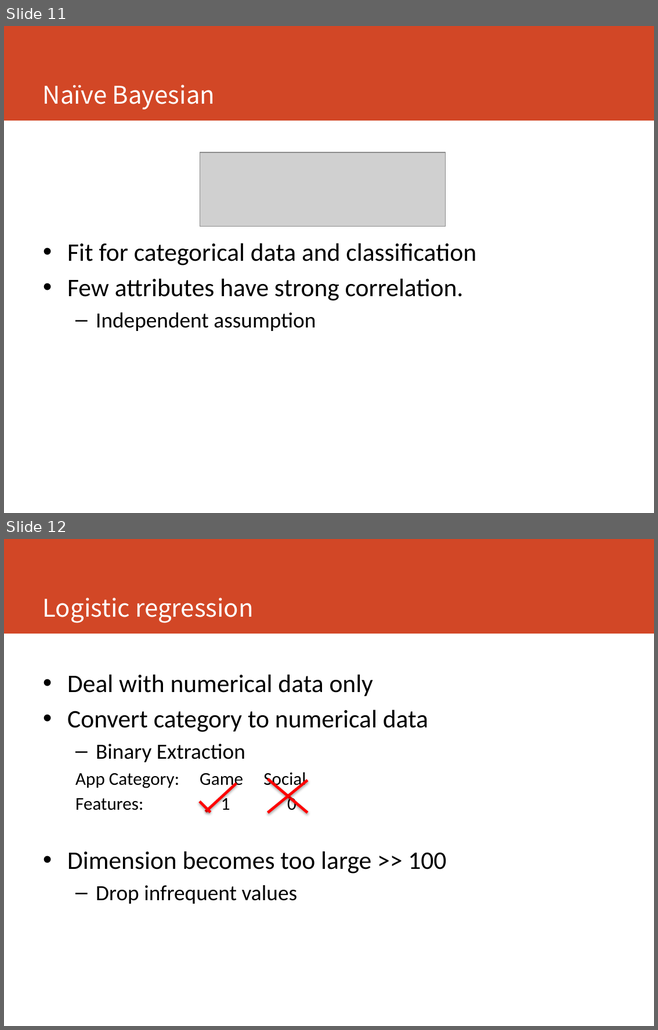
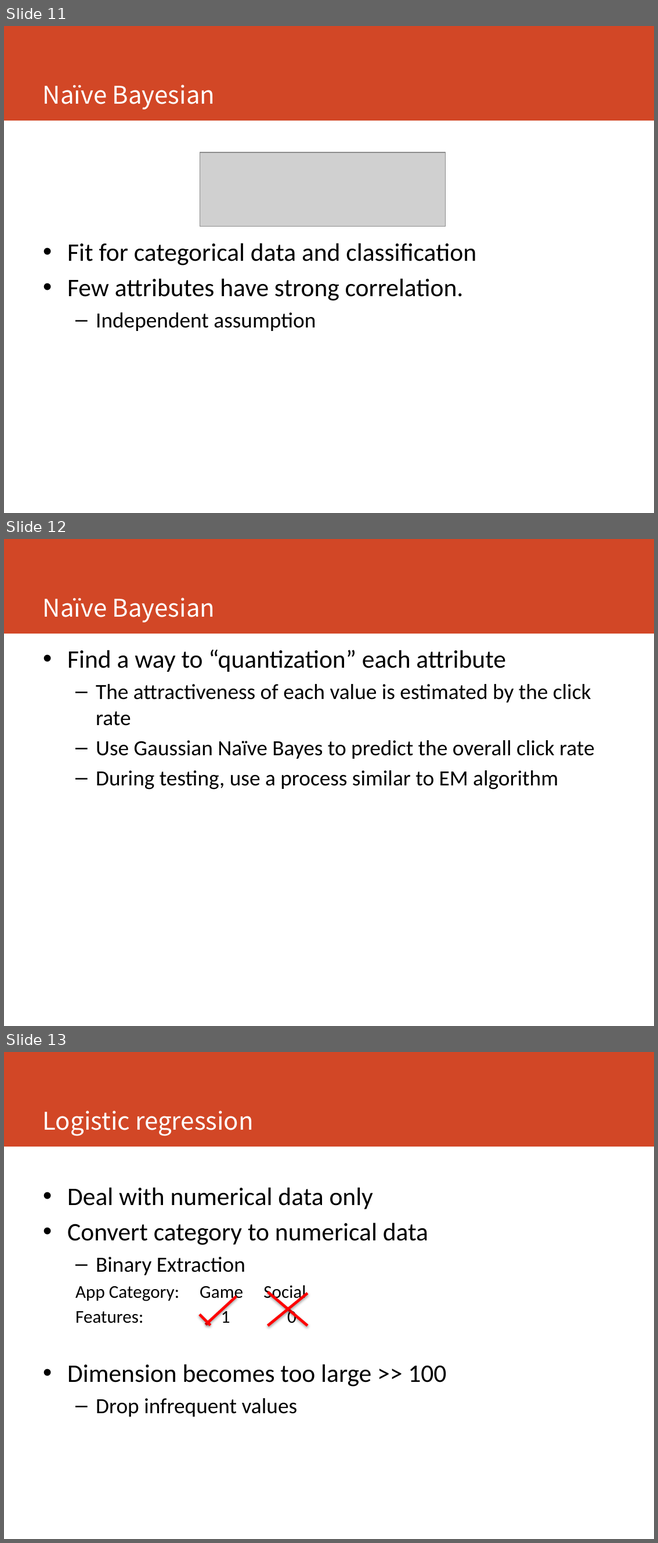
Before and after one commit to Kelvin-Zhong/Click-Through-Rate-Prediction, a slide deck: project_presentation_rev.pptx. Shown one above the other, each under a label of ours: slides 11 and 12 before the commit, slides 11, 12 and 13 after it. The pictures are 658x1030 and 658x1543 pixels, drawn with LibreOffice and Linux fonts; fonts in the diff are those of the drawing; grey boxes stand for pictures. Boxes give left, top, right and bottom in pixels: in the first picture for what was removed or moved away, otherwise in the second. Text is boxed around its words. In the diff, an @@ line names an element or a change of style, - is before the commit and + after.

```diff
--- a/project_presentation_rev.pptx
+++ b/project_presentation_rev.pptx
@@ slide 12 added at (x1=4, y1=539, x2=654, y2=1026), background #FFFFFF; not listed: 1 template element that a slide beside it also shows @@
@@ title added at (x1=43, y1=598, x2=215, y2=623), 27 pt, text #FFFFFF @@
+Naïve Bayesian
@@ text added at (x1=67, y1=649, x2=594, y2=790), 24 pt, text #000000 @@
+• Find a way to “quantization” each attribute
+  – The attractiveness of each value is estimated by the click rate
+  – Use Gaussian Naïve Bayes to predict the overall click rate
+  – During testing, use a process similar to EM algorithm
@@ what was slide 12 is now slide 13 @@
```
Also in this commit, not shown: 1 slide changed.
